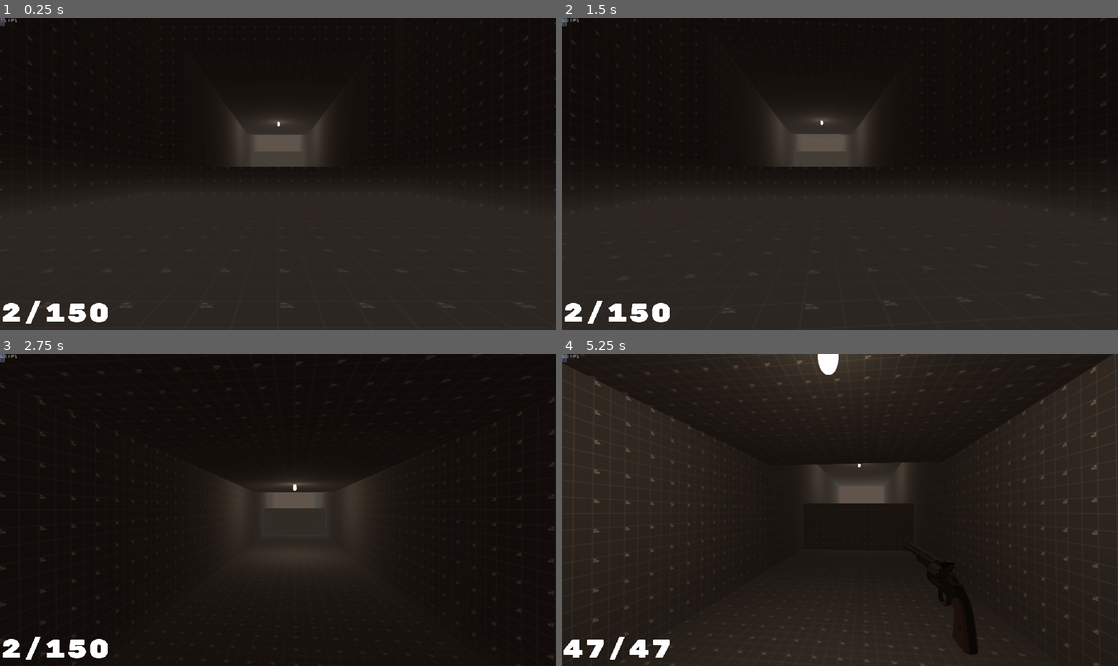
Above: before the commit, frames 1-4 (two rows, left to right).
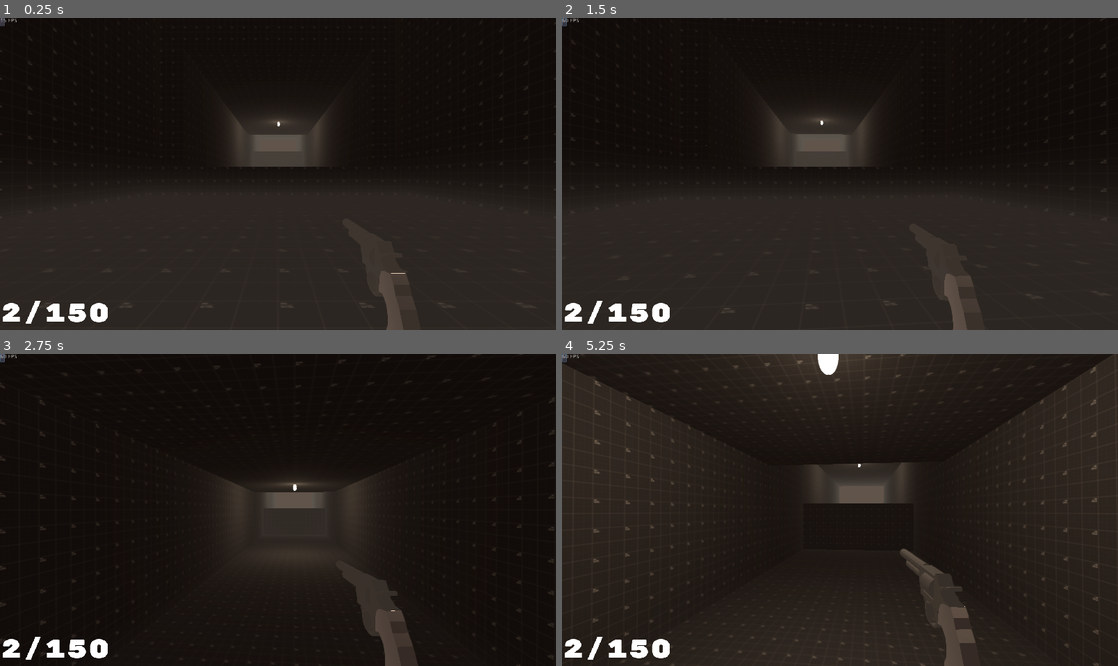
Above: after the commit, the same moments.

Repository: Loading64/Unrealimist
Game: Godot game, scene res://LVL1.tscn
The game is run twice, just before and just after one commit, with the same random seed, the same clock (stepped at 60 frames per second) and the same inputs.
Inputs (mouse positions are in pixels of both pictures, inside the frame that each line leads up to):
- Up to frame 1 (0.25 s): no input
- Up to frame 2 (1.5 s): click (562, 21) at 0.5 s; tap Enter at 1.25 s; move the mouse to (867, 174) at 1.27 s; hold W (move_forward) from 1.28 s (still down); hold Middle mouse button (Dash) from 1.28 s (still down)
- Up to frame 3 (2.75 s): keep holding W (move_forward); tap Space (jump) at 1.52, 2.27 s; move the mouse to (250, 510) at 2.02 s; release Middle mouse button (Dash) at 2.03 s; tap 5 (Explosive_Select) at 2.1 s
- Up to frame 4 (5.25 s): keep holding W (move_forward); move the mouse to (851, 503) at 2.77 s; tap 6 (Long_Range_Select) at 2.85 s; move the mouse to (834, 516) at 3.52 s; tap 1 (Melee_Select) at 3.6 s; tap Space (jump) at 3.77, 4.52 s; move the mouse to (878, 513) at 4.27 s; tap 2 (Pistol_Select) at 4.35 s; move the mouse to (795, 506) at 5.02 s; click (795, 506) at 5.1 s

The runs differ from the first frame. In frame 1, 0.6% of the frame differs, in the area x 68-75%, y 80-100%; in frame 2, 0.6%; in frame 3, 1.7%; in frame 4, 2.3%, in the area x 0-75%, y 62-100%.
Error after the commit: Invalid set index 'visible' (on base: 'null instance') with value of type 'bool'. (res://KinematicBody.gd:98)

Commit message:
changed revolver model

Diff:
--- a/LVL1.tscn
+++ b/LVL1.tscn
@@ -235,7 +235,7 @@
 transform = Transform( 0.3, 0, 0, 0, 0.3, 0, 0, 0, 0.3, 0.1, 16.4, -77 )
 
 [node name="lightbutgood3" parent="." instance=ExtResource( 5 )]
-transform = Transform( 2, 0, 0, 0, 2, 0, 0, 0, 2, -0.9, 30.8, -149 )
+transform = Transform( 2.5, 0, 0, 0, 2.5, 0, 0, 0, 2.5, -0.9, 27.7, -149 )
 
 [connection signal="timeout" from="KinematicBody/Timer" to="KinematicBody" method="_on_Timer_timeout"]
 [connection signal="area_entered" from="Area" to="." method="_on_Area_area_entered"]
--- a/movementcamera.tscn
+++ b/movementcamera.tscn
@@ -3,7 +3,7 @@
 [ext_resource path="res://KinematicBody.gd" type="Script" id=1]
 [ext_resource path="res://Hand.gd" type="Script" id=2]
 [ext_resource path="res://Mas38.tscn" type="PackedScene" id=3]
-[ext_resource path="res://Revolver2.tscn" type="PackedScene" id=4]
+[ext_resource path="res://revolver.tscn" type="PackedScene" id=4]
 [ext_resource path="res://doublebarrelshotgun.tscn" type="PackedScene" id=5]
 [ext_resource path="res://LAR.tscn" type="PackedScene" id=6]
 [ext_resource path="res://UI.tscn" type="PackedScene" id=7]
@@ -126,17 +126,8 @@
 enabled = true
 cast_to = Vector3( 0, 0, -3500 )
 
-[node name="Revolver" parent="Head/HandLoc" instance=ExtResource( 4 )]
-transform = Transform( -4.37114e-09, 0, 0.1, 0, 0.1, 0, -0.1, 0, -4.37114e-09, 0.1, 0, -0.1 )
-visible = false
-
-[node name="RayContainerRevolver" type="Spatial" parent="Head/HandLoc/Revolver"]
-transform = Transform( 1.38013, -1.06581e-14, -3.17637e-22, 0, -3.0598e-08, -0.545159, 0, 0.7, -2.38297e-08, 18.75, 1.1, -3.5 )
-
-[node name="RayCast" type="RayCast" parent="Head/HandLoc/Revolver/RayContainerRevolver"]
-transform = Transform( -4.37114e-08, -7.43094e-08, -0.7, 1.87334e-08, 1, -7.43094e-08, 1.42857, 1.87335e-08, -4.37114e-08, -10.404, 5.009, -0.5 )
-enabled = true
-cast_to = Vector3( 0, 0, -2500 )
+[node name="Revolver2" parent="Head/HandLoc" instance=ExtResource( 4 )]
+transform = Transform( -4.37114e-09, 0, 0.1, 0, 0.1, 0, -0.1, 0, -4.37114e-09, 0.0999999, 0, -0.3 )
 
 [node name="doublebarrelshotgun" parent="Head/HandLoc" instance=ExtResource( 5 )]
 transform = Transform( 0.2, 0, 0, 0, 0.2, 0, 0, 0, 0.2, -0.1, 0.142857, 0 )
@@ -255,5 +246,4 @@
 
 [editable path="Head/HandLoc/LAR"]
 [editable path="Head/HandLoc/Mas38"]
-[editable path="Head/HandLoc/Revolver"]
 [editable path="Head/HandLoc/doublebarrelshotgun"]
--- a/revolver.tscn
+++ b/revolver.tscn
@@ -1,8 +1,5 @@
 [gd_scene load_steps=2 format=2]
 
-[ext_resource path="res://RevolverModel/revolver.fbx" type="PackedScene" id=1]
+[ext_resource path="res://Revolver.gltf" type="PackedScene" id=1]
 
-[node name="revolver" instance=ExtResource( 1 )]
-
-[node name="Cube001" parent="RootNode" index="3"]
-transform = Transform( 12.505, 4.47215e-06, -12.505, 12.505, -4.47215e-06, 12.505, 0, -17.6848, -6.32458e-06, -1.75743, 3.67231, 0 )
+[node name="Revolver" instance=ExtResource( 1 )]
Not shown, added: Revolver.gltf
Not shown, added: Revolver.gltf.import
Not shown, added: Revolver.blend
Not shown, added: Revolver.blend1
